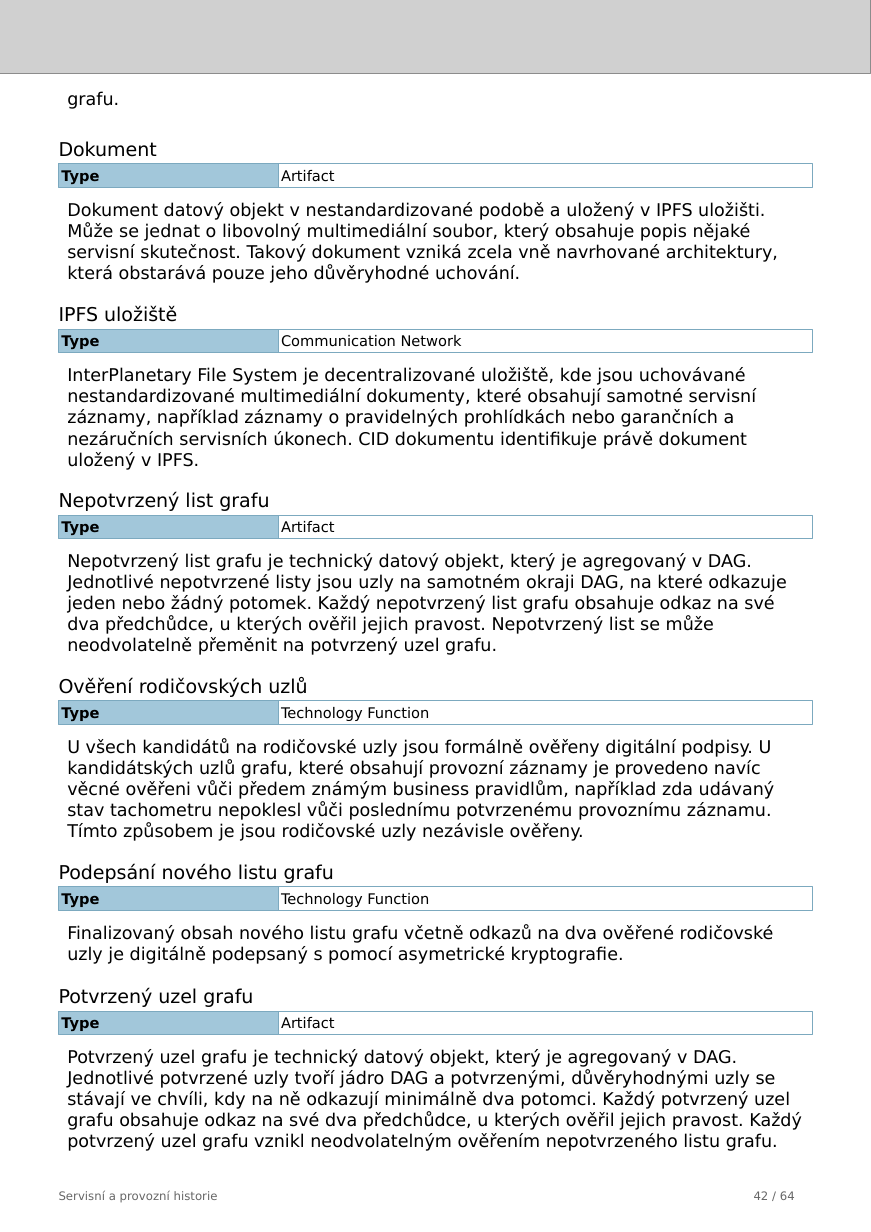
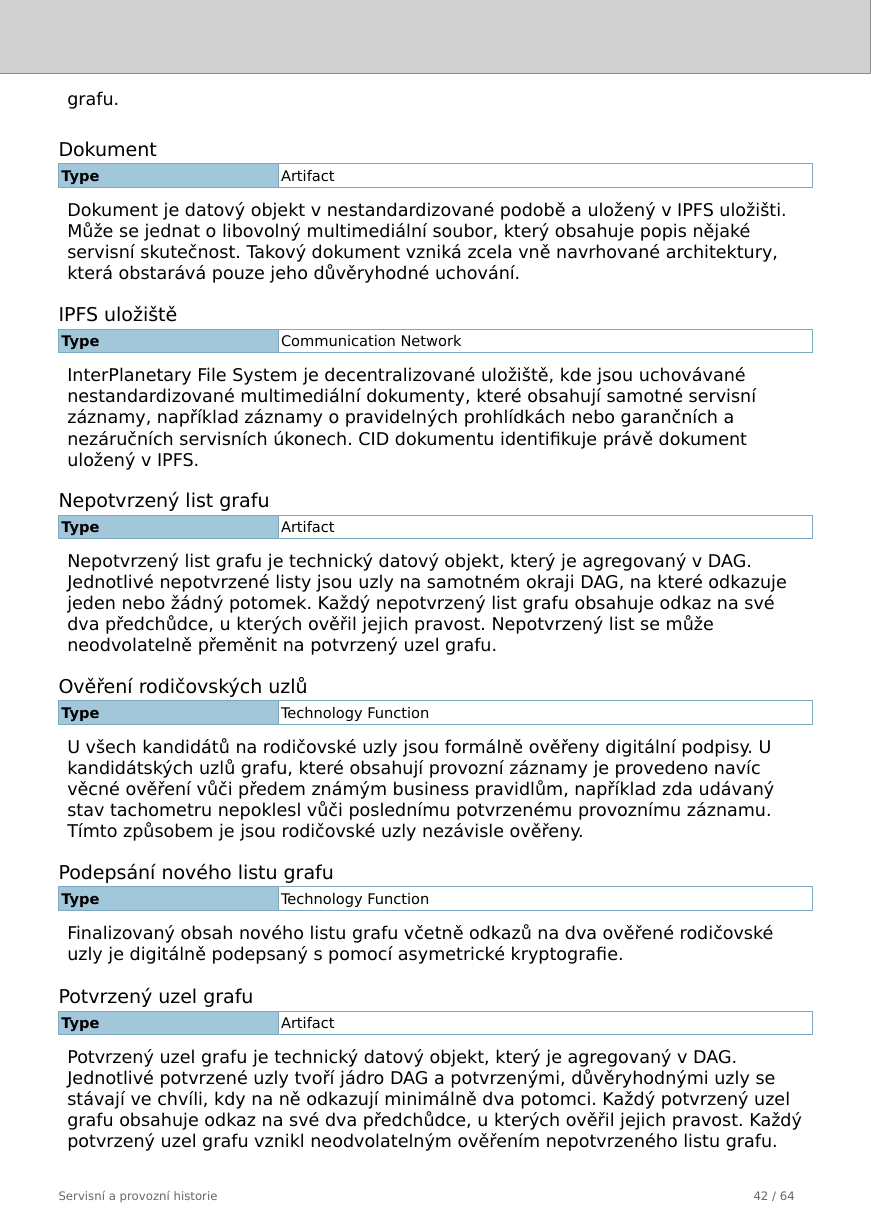
Before and after one commit to friedmannmartin/servisni_a_provozni_historie, a slide deck: slide 42 of report/jasper/servisni_a_provozni_historie.pptx. Drawn at 871x1232 pixels with LibreOffice and Linux fonts; fonts in the diff are those of the drawing; grey boxes stand for pictures. Boxes give left, top, right and bottom in pixels: in the first picture for what was removed or moved away, otherwise in the second. Text is boxed around its words. In the diff, an @@ line names an element or a change of style, - is before the commit and + after.

```diff
--- a/report/jasper/servisni_a_provozni_historie.pptx
+++ b/report/jasper/servisni_a_provozni_historie.pptx
@@ text at (67, 202, 786, 283): text changed @@
-Dokument datový objekt v nestandardizované podobě a uložený v IPFS uložišti. Může se jednat o libovolný multimediální soubor, který obsahuje popis nějaké servisní skutečnost. Takový dokument vzniká zcela vně navrhované architektury, která obstarává pouze jeho důvěryhodné uchování.
+Dokument je datový objekt v nestandardizované podobě a uložený v IPFS uložišti. Může se jednat o libovolný multimediální soubor, který obsahuje popis nějaké servisní skutečnost. Takový dokument vzniká zcela vně navrhované architektury, která obstarává pouze jeho důvěryhodné uchování.
```
Also in this commit, not shown: 7 other slides changed, 24 other files.
